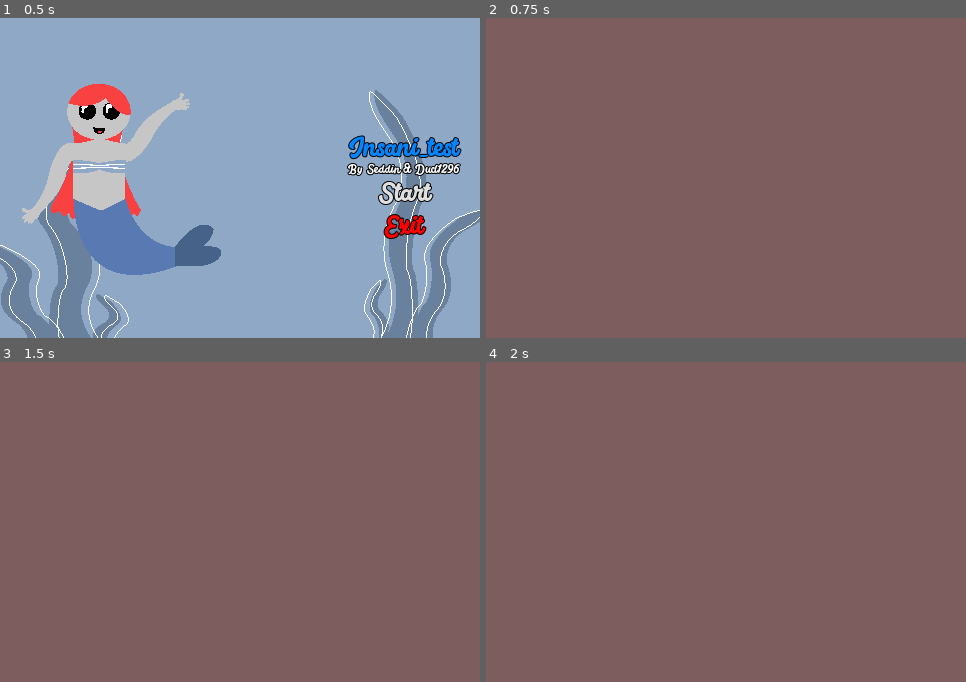
Above: before the commit, frames 1-4 (two rows, left to right).
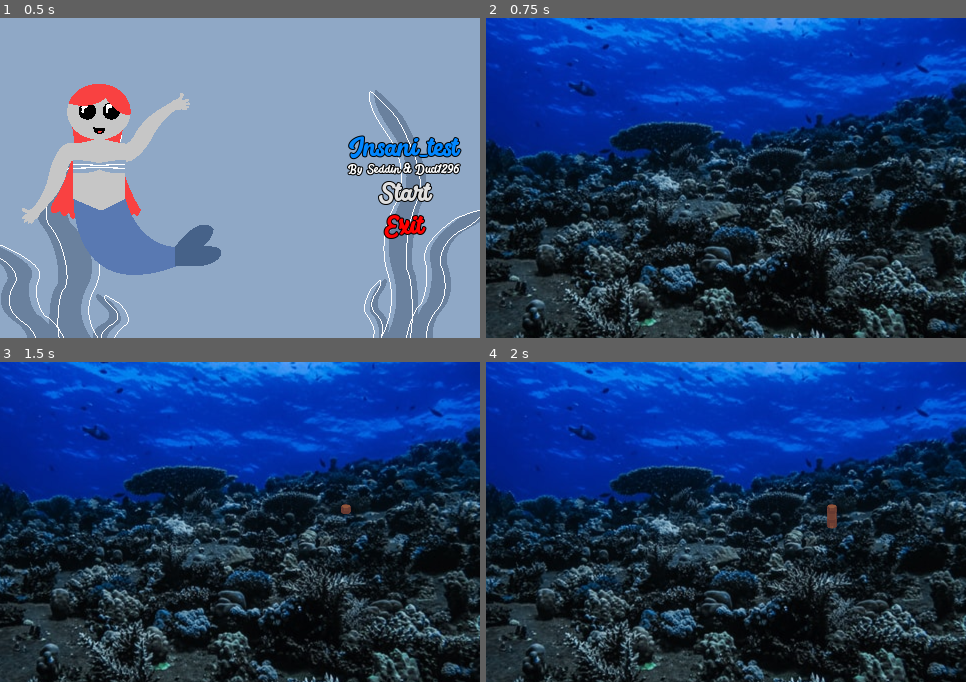
Above: after the commit, the same moments.

Repository: ducl1296/Insani_test
Game: Godot game, scene res://Menu.tscn
Two runs of this game, one before a commit and one after it. Both use one fixed random seed, a clock stepped at 60 frames per second and the inputs below.
Inputs (mouse positions are in pixels of both pictures, inside the frame that each line leads up to):
- Up to frame 1 (0.5 s): no input
- Up to frame 2 (0.75 s): click "Start" at 0.5 s
- Up to frame 3 (1.5 s): tap Enter at 1.25 s; move the mouse to (345, 506) at 1.27 s; press the mouse at (345, 506) at 1.28 s
- Up to frame 4 (2 s): no input

Frame 1 is identical in both runs. In frame 2, 100% of the frame differs, in the area x 0-100%, y 0-100%; in frame 3, 100%; in frame 4, 100%.

Commit message:
Food update & fish tank

Diff:
--- /dev/null
+++ b/assets/Fish_Tank/FishTank.gd
@@ -0,0 +1,16 @@
+extends Node2D
+
+export (PackedScene) var Food
+
+onready var screen_size = get_viewport_rect().size #Get screen size (480/320)
+func _ready(): #Load
+	.set("food_count", 0)
+
+func _physics_process(delta): #Update
+
+	var mouse_pos = get_global_mouse_position() #Get mouse position
+
+	if Input.is_action_pressed("click"):
+		var food = Food.instance()
+		food.global_position = mouse_pos
+		get_tree().call_group("fishtank","add_child",food)
--- a/assets/Fish_Tank/FishTank.tscn
+++ b/assets/Fish_Tank/FishTank.tscn
@@ -1,3 +1,25 @@
-[gd_scene format=2]
+[gd_scene load_steps=4 format=2]
 
-[node name="FishTank" type="Node2D"]
+[ext_resource path="res://assets/Fish_Tank/FishTank.gd" type="Script" id=1]
+[ext_resource path="res://assets/Fish_Tank/background.jpg" type="Texture" id=2]
+[ext_resource path="res://assets/Food/Food.tscn" type="PackedScene" id=3]
+
+[node name="FishTank" type="Node2D" groups=[
+"fishtank",
+]]
+script = ExtResource( 1 )
+Food = ExtResource( 3 )
+
+[node name="AudioStreamPlayer" type="AudioStreamPlayer" parent="."]
+
+[node name="Sprite" type="Sprite" parent="."]
+position = Vector2( -100.794, -35.2778 )
+texture = ExtResource( 2 )
+centered = false
+
+[node name="Label" type="Label" parent="."]
+margin_right = 40.0
+margin_bottom = 14.0
+__meta__ = {
+"_edit_use_anchors_": false
+}
--- /dev/null
+++ b/assets/Food/Food.gd
@@ -0,0 +1,20 @@
+extends Area2D
+onready var screen_size = get_viewport_rect().size #Get screen size (480/320)
+
+export var speed = 30 #To button speed
+
+
+func _ready():
+	$AnimatedSprite.play()
+
+func _physics_process(delta):
+
+	position.y += speed * delta #Fall update
+	if position.y > screen_size.y + 10:
+
+		queue_free()
+
+
+# Called every frame. 'delta' is the elapsed time since the previous frame.
+#func _process(delta):
+#	pass
--- a/assets/Food/Food.tscn
+++ b/assets/Food/Food.tscn
@@ -1,6 +1,7 @@
-[gd_scene load_steps=15 format=2]
+[gd_scene load_steps=16 format=2]
 
 [ext_resource path="res://assets/Food/food.png" type="Texture" id=1]
+[ext_resource path="res://assets/Food/Food.gd" type="Script" id=2]
 
 [sub_resource type="AtlasTexture" id=1]
 flags = 4
@@ -68,6 +69,8 @@
 [sub_resource type="CapsuleShape2D" id=13]
 
 [node name="Food" type="Area2D"]
+scale = Vector2( 0.25, 0.25 )
+script = ExtResource( 2 )
 __meta__ = {
 "_edit_group_": true
 }
@@ -75,7 +78,7 @@
 [node name="AnimatedSprite" type="AnimatedSprite" parent="."]
 rotation = 1.5708
 frames = SubResource( 12 )
-frame = 4
+frame = 8
 speed_scale = 2.0
 playing = true
 
@@ -83,3 +86,5 @@
 position = Vector2( -0.594604, 1.48651 )
 rotation = 1.5708
 shape = SubResource( 13 )
+
+[node name="VisibilityNotifier2D" type="VisibilityNotifier2D" parent="."]
--- a/assets/GoldenFish/GoldenFish.tscn
+++ b/assets/GoldenFish/GoldenFish.tscn
@@ -54,7 +54,7 @@
 radius = 9.72516
 height = 14.7288
 
-[node name="Area2D" type="Area2D"]
+[node name="GoldenFish" type="Area2D"]
 position = Vector2( 21.9127, -9.17712 )
 __meta__ = {
 "_edit_group_": true
@@ -65,7 +65,7 @@
 scale = Vector2( 0.05, 0.05 )
 frames = SubResource( 9 )
 animation = "swim"
-frame = 7
+frame = 1
 speed_scale = 2.0
 playing = true
 
--- a/project.godot
+++ b/project.godot
@@ -21,6 +21,14 @@
 window/stretch/mode="2d"
 window/stretch/aspect="keep"
 
+[input]
+
+click={
+"deadzone": 0.5,
+"events": [ Object(InputEventMouseButton,"resource_local_to_scene":false,"resource_name":"","device":0,"alt":false,"shift":false,"control":false,"meta":false,"command":false,"button_mask":0,"position":Vector2( 0, 0 ),"global_position":Vector2( 0, 0 ),"factor":1.0,"button_index":1,"pressed":false,"doubleclick":false,"script":null)
+ ]
+}
+
 [physics]
 
 common/enable_pause_aware_picking=true
Binary file added: assets/Fish_Tank/background.jpg
Not shown, added: assets/Fish_Tank/background.jpg.import
